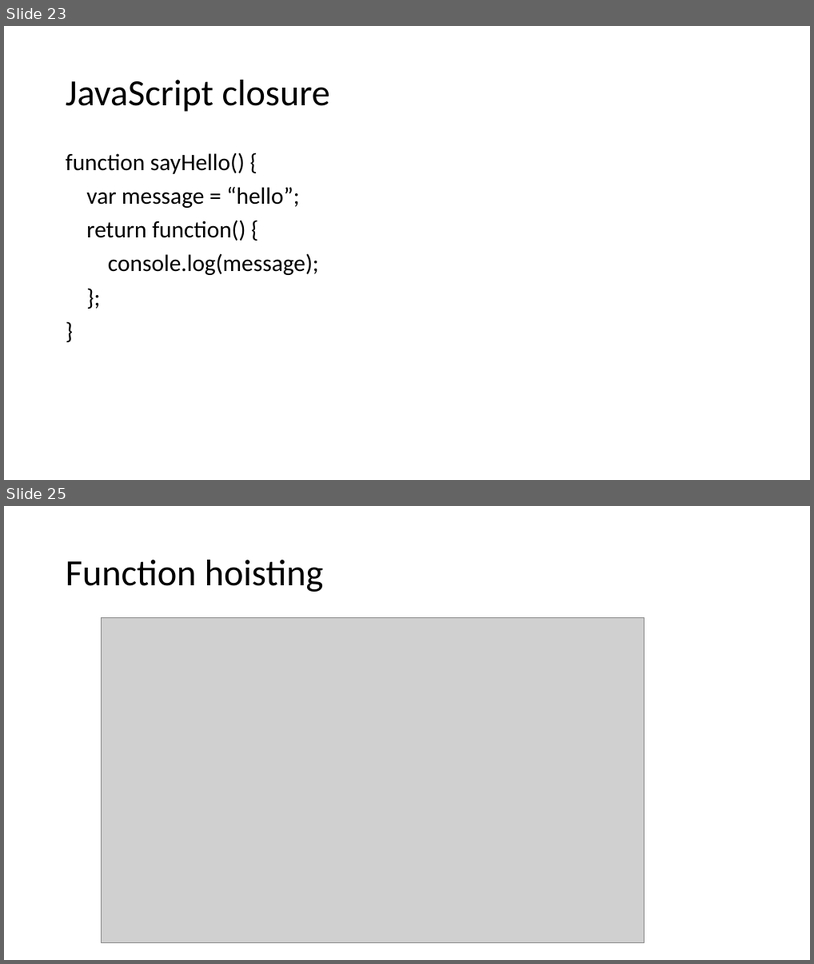
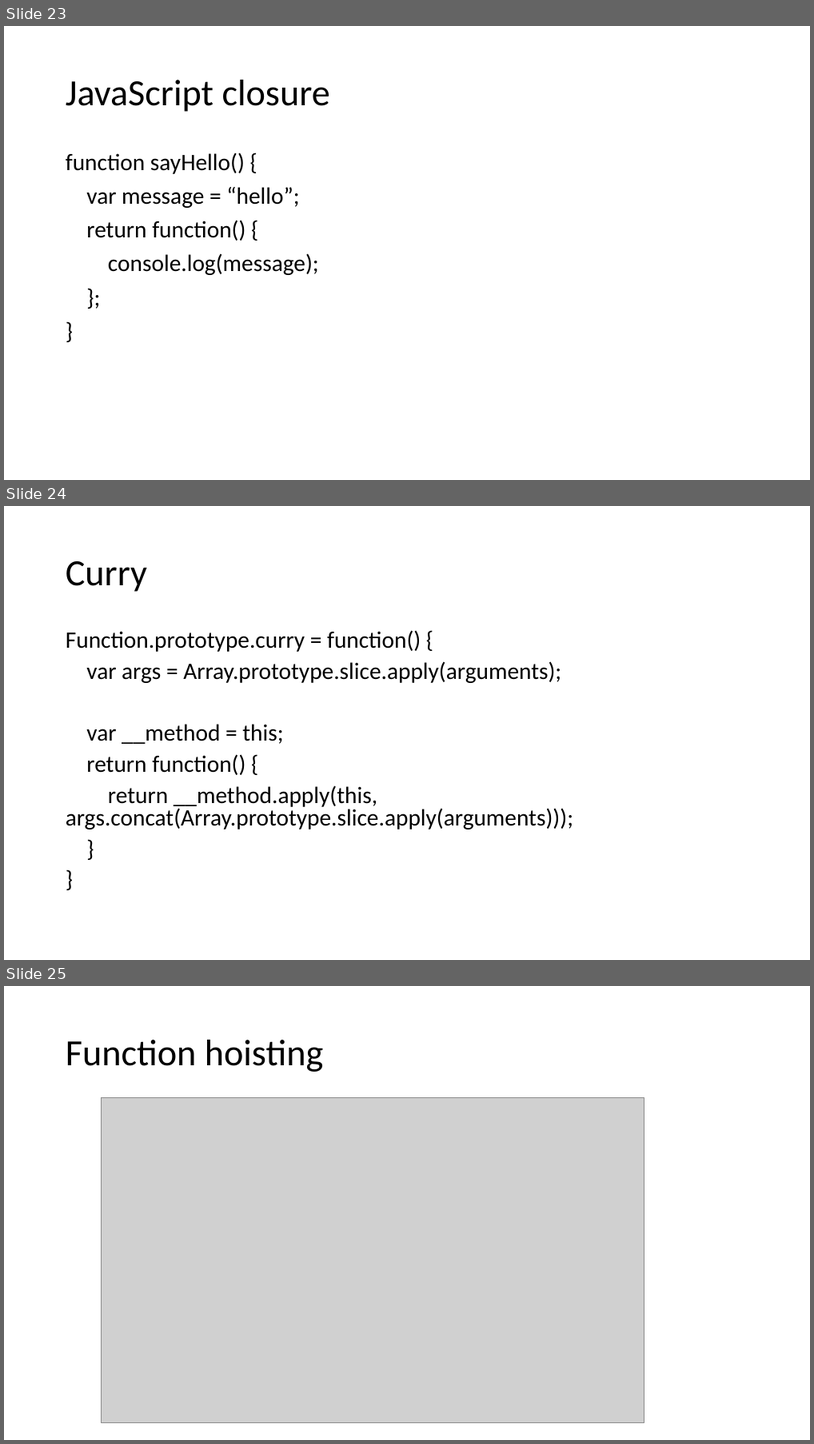
Before and after one commit to logan2013/java8, a slide deck: JavaScript.pptx. Shown one above the other, each under a label of ours: slides 23 and 25 before the commit, slides 23, 24 and 25 after it; the slides between them are not shown. The pictures are 814x964 and 814x1444 pixels, drawn with LibreOffice and Linux fonts; fonts in the diff are those of the drawing; grey boxes stand for pictures. Boxes give left, top, right and bottom in pixels: in the first picture for what was removed or moved away, otherwise in the second. Text is boxed around its words. In the diff, an @@ line names an element or a change of style, - is before the commit and + after.

```diff
--- a/JavaScript.pptx
+++ b/JavaScript.pptx
@@ slide 24 added at (4,506,810,960), background #FFFFFF @@
@@ title added at (66,561,147,592), 44 pt, text #000000 @@
+Curry
@@ text added at (66,630,574,829), 28 pt, text #000000 @@
+Function.prototype.curry = function() {
+var args = Array.prototype.slice.apply(arguments);
+var __method = this;
+return function() {
+return __method.apply(this, args.concat(Array.prototype.slice.apply(arguments)));
+}
+}
```
Also in this commit, not shown: 3 slides changed, 9 other slides added, 3 slides removed.
